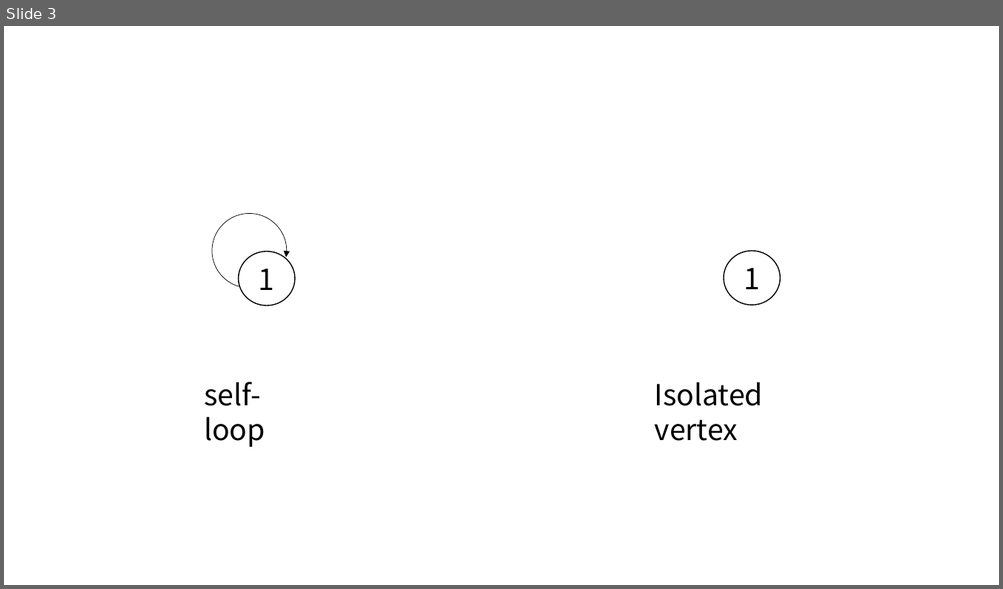
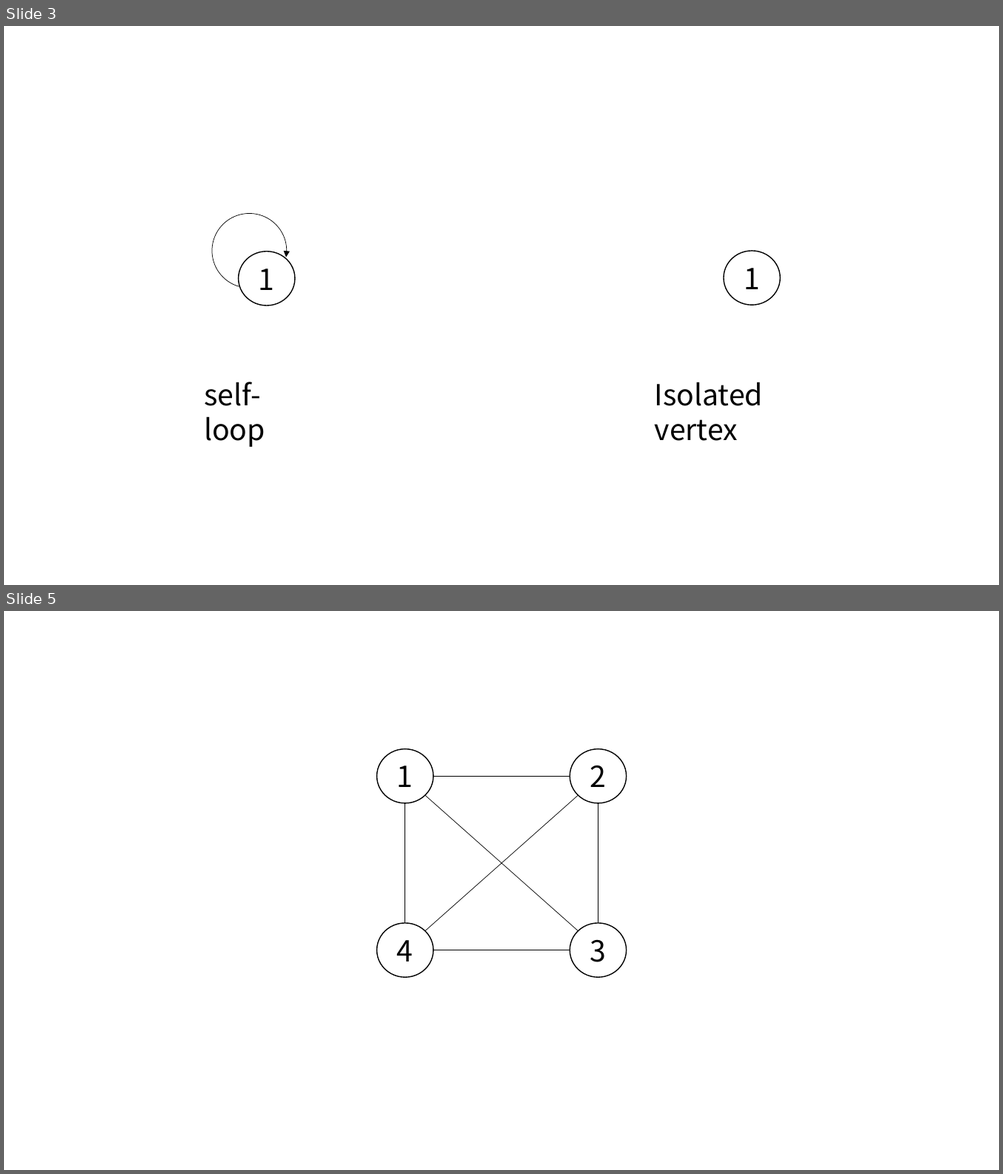
Before and after one commit to glitter1221/algorithm, a slide deck: graph/graph.pptx. Shown one above the other, each under a label of ours: slide 3 before the commit, slides 3 and 5 after it; the slides between them are not shown. The pictures are 1003x589 and 1003x1174 pixels, drawn with LibreOffice and Linux fonts; fonts in the diff are those of the drawing. Boxes give left, top, right and bottom in pixels: in the first picture for what was removed or moved away, otherwise in the second. Text is boxed around its words. In the diff, an @@ line names an element or a change of style, - is before the commit and + after.

```diff
--- a/graph/graph.pptx
+++ b/graph/graph.pptx
@@ slide 5 added at [4,611,999,1170], background #FFFFFF @@
@@ ellipse added at [377,749,434,803], outline #000000 1 pt, 28 pt, text #000000 @@
+1
@@ ellipse added at [569,749,626,803], outline #000000 1 pt, 28 pt, text #000000 @@
+2
@@ line added from (433, 776) to (569, 776), #000000 0.5 pt @@
@@ line added from (405, 803) to (405, 923), #000000 0.5 pt @@
@@ line added from (425, 931) to (578, 795), #000000 0.5 pt @@
@@ line added from (425, 795) to (578, 931), #000000 0.5 pt @@
@@ line added from (598, 803) to (598, 923), #000000 0.5 pt @@
@@ ellipse added at [377,923,434,978], outline #000000 1 pt, 28 pt, text #000000 @@
+4
@@ ellipse added at [569,923,626,978], outline #000000 1 pt, 28 pt, text #000000 @@
+3
@@ line added from (433, 951) to (569, 951), #000000 0.5 pt @@
```
Also in this commit, not shown: 1 slide changed, 3 other slides added, 5 other files.
